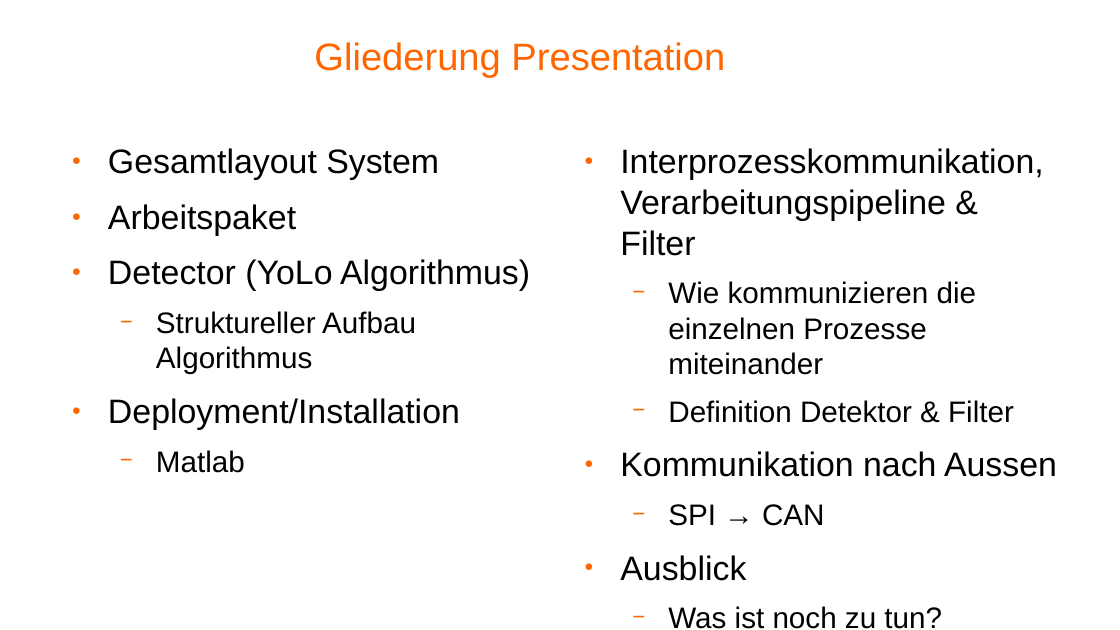
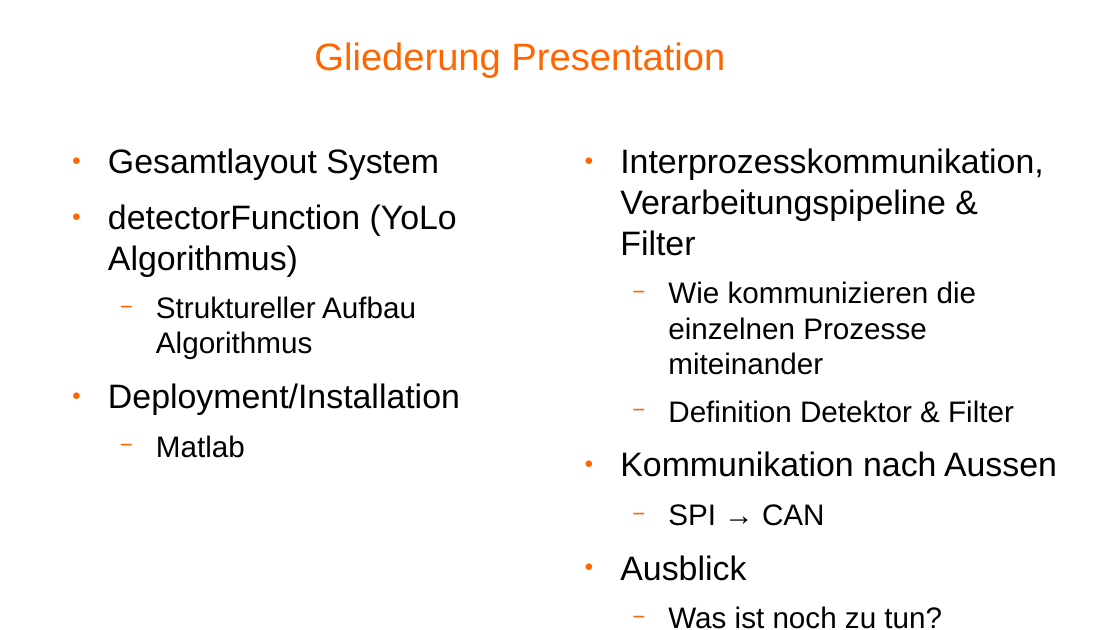
Before and after one commit to zui88/meka-project, a slide deck: slide 2 of 2_Presentation/Abschlusspresentation/Abschlusspresentation.odp. Drawn at 1120x630 pixels with LibreOffice and Linux fonts; fonts in the diff are those of the drawing; background and template pictures are left out. Boxes give left, top, right and bottom in pixels: in the first picture for what was removed or moved away, otherwise in the second. Text is boxed around its words. In the diff, an @@ line names an element or a change of style, - is before the commit and + after.

```diff
--- a/2_Presentation/Abschlusspresentation/Abschlusspresentation.odp
+++ b/2_Presentation/Abschlusspresentation/Abschlusspresentation.odp
@@ text at (108, 204, 457, 276): text changed @@
-● Arbeitspaket
-● Detector (YoLo Algorithmus)
+● detectorFunction (YoLo Algorithmus)
```
Also in this commit, not shown: 2 slides removed, 4 other files.
